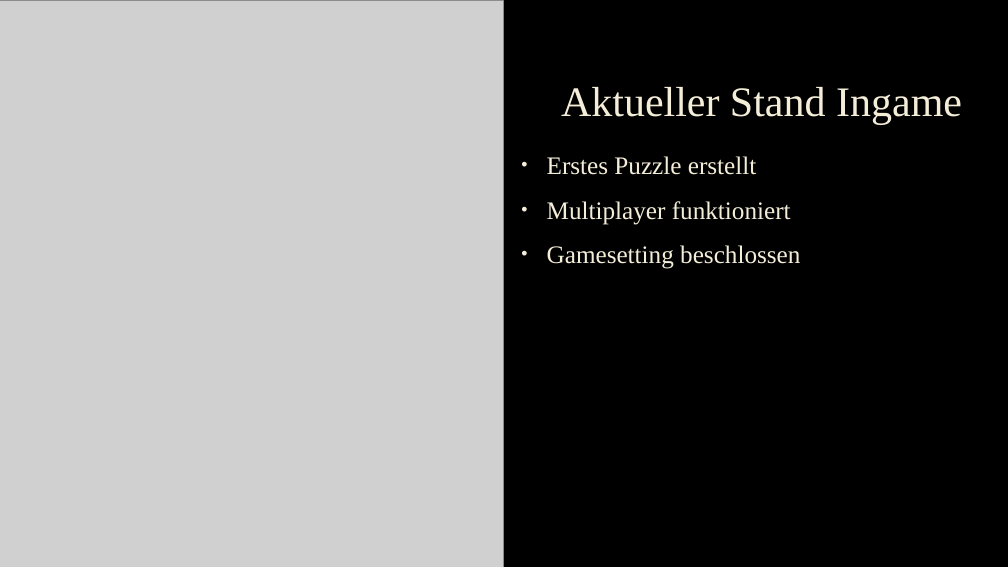
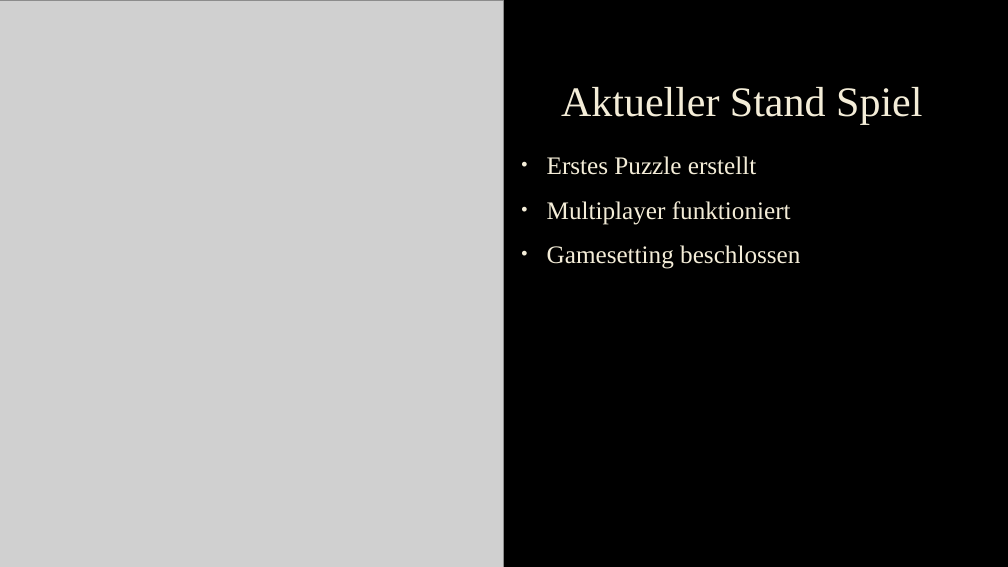
Before and after one commit to ChristophLasinger/Youre-not-alone, a slide deck: slide 2 of documents/You‘re not alone.pptx. Drawn at 1008x567 pixels with LibreOffice and Linux fonts; fonts in the diff are those of the drawing; grey boxes stand for pictures; background and template pictures are left out. Boxes give left, top, right and bottom in pixels: in the first picture for what was removed or moved away, otherwise in the second. Text is boxed around its words. In the diff, an @@ line names an element or a change of style, - is before the commit and + after.

```diff
--- a/documents/You‘re not alone.pptx
+++ b/documents/You‘re not alone.pptx
@@ title at bbox=[561, 87, 922, 124]: text changed @@
-Aktueller Stand Ingame
+Aktueller Stand Spiel
```
Also in this commit, not shown: 13 other slides changed, 1 other file.
